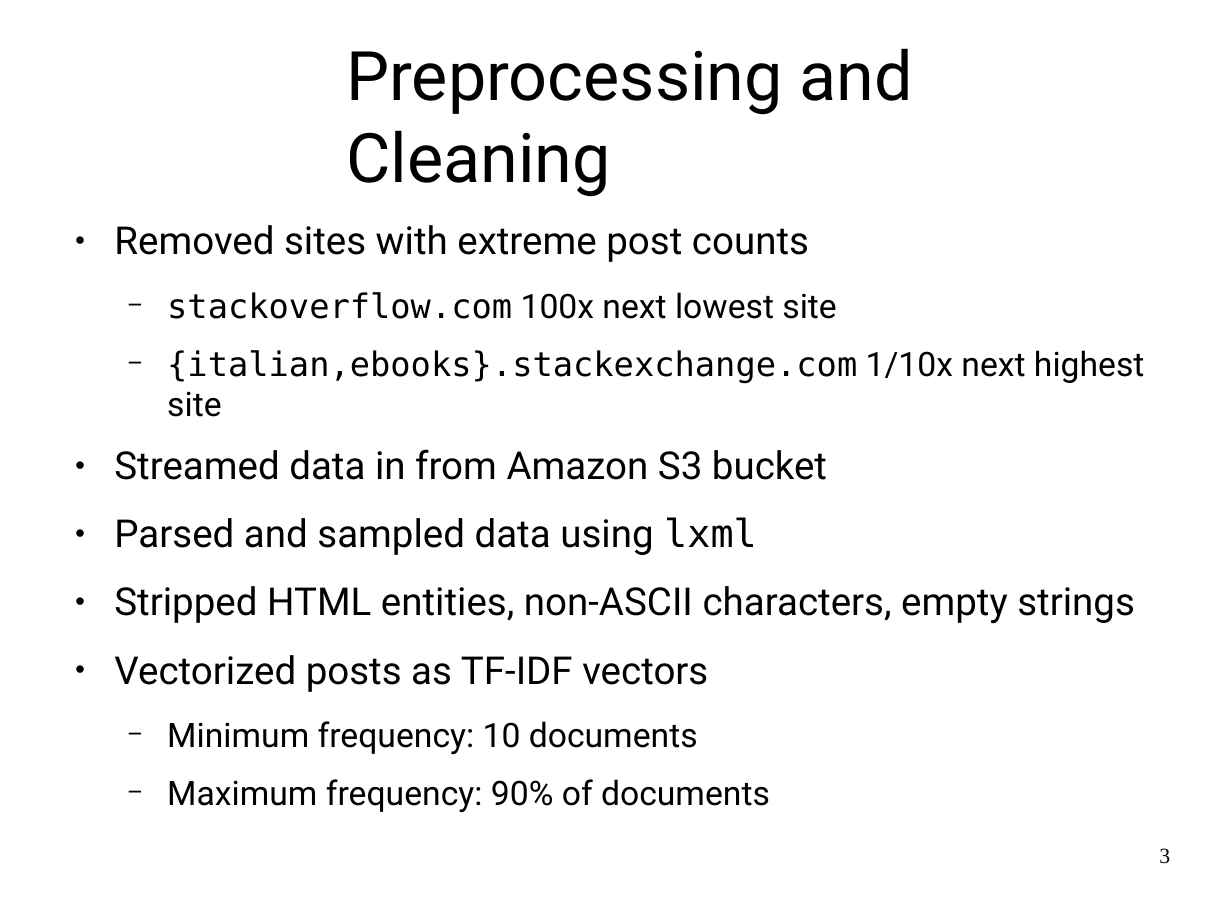
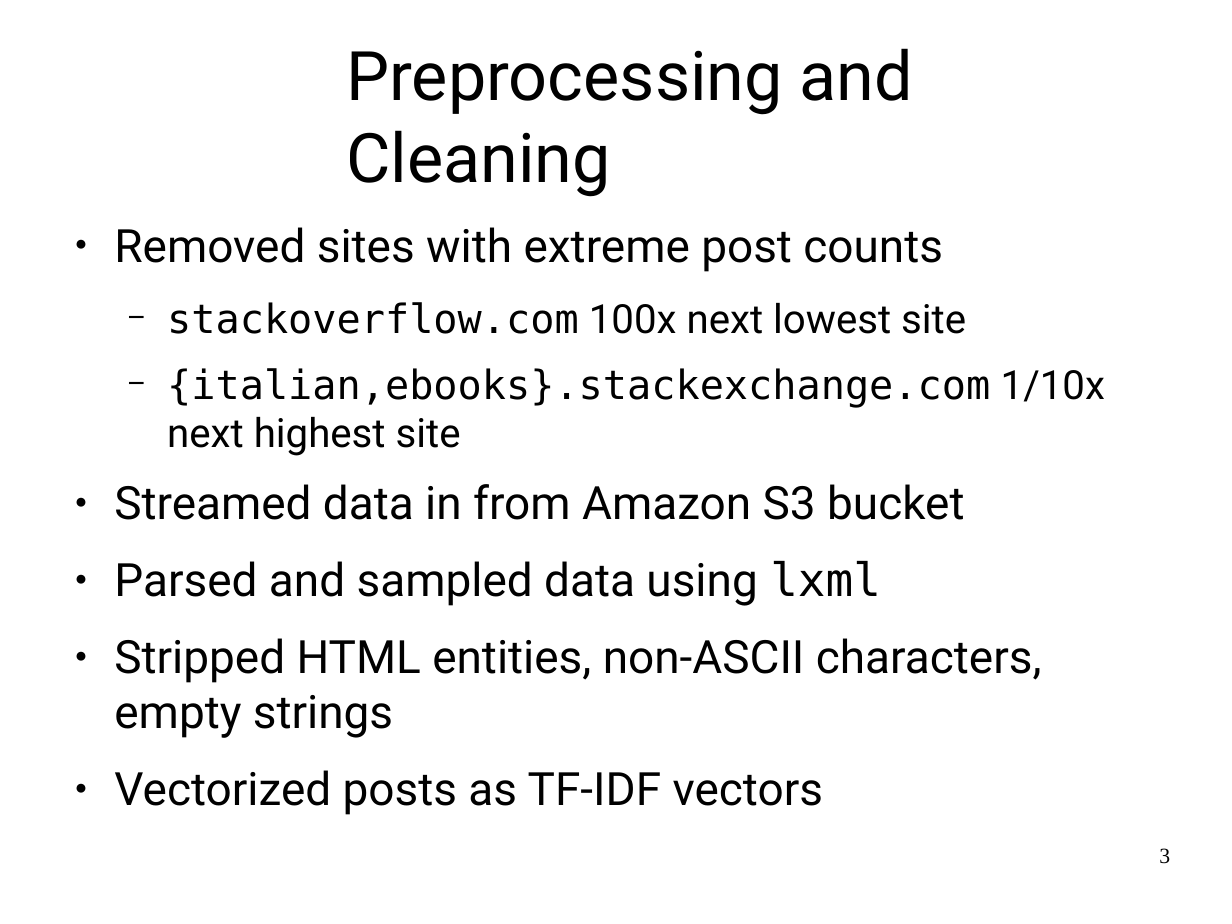
Before and after one commit to jrouly/stackmining, a slide deck: slide 3 of presentation/rouly_wells_presentation.odp. Drawn at 1232x924 pixels with LibreOffice and Linux fonts; fonts in the diff are those of the drawing; background and template pictures are left out. Boxes give left, top, right and bottom in pixels: in the first picture for what was removed or moved away, otherwise in the second. Text is boxed around its words. In the diff, an @@ line names an element or a change of style, - is before the commit and + after.

```diff
--- a/presentation/rouly_wells_presentation.odp
+++ b/presentation/rouly_wells_presentation.odp
@@ text "Removed sites with extreme post ..." at <box>114,227,1105,815</box>: size 24.8 to 29.6 pt in "Removed sites with extreme post counts", "Streamed data in from Amazon S3 bucket", "Parsed and sampled data using lxml", "Stripped HTML entities, non-ASCII characters, empty strings" and 1 more places; size 21.7 to 25.9 pt in "stackoverflow.com 100x next lowest site", "{italian,ebooks}.stackexchange.com 1/10x next highest site" @@
@@ text at <box>167,721,770,813</box>: paragraphs removed @@
-  − Minimum frequency: 10 documents
-  − Maximum frequency: 90% of documents
```
Also in this commit, not shown: 1 other slide changed, 1 slide added, 1 slide removed.
